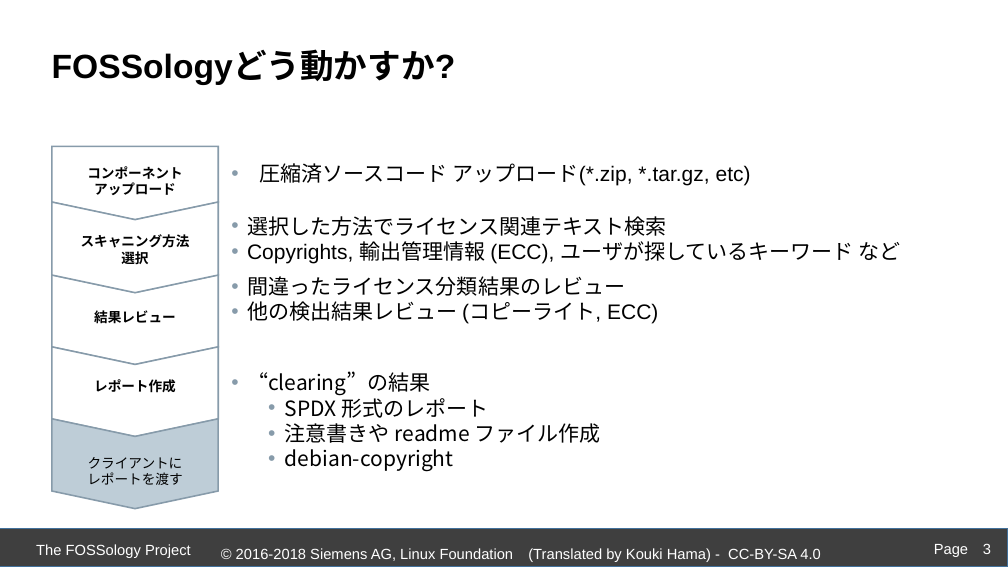
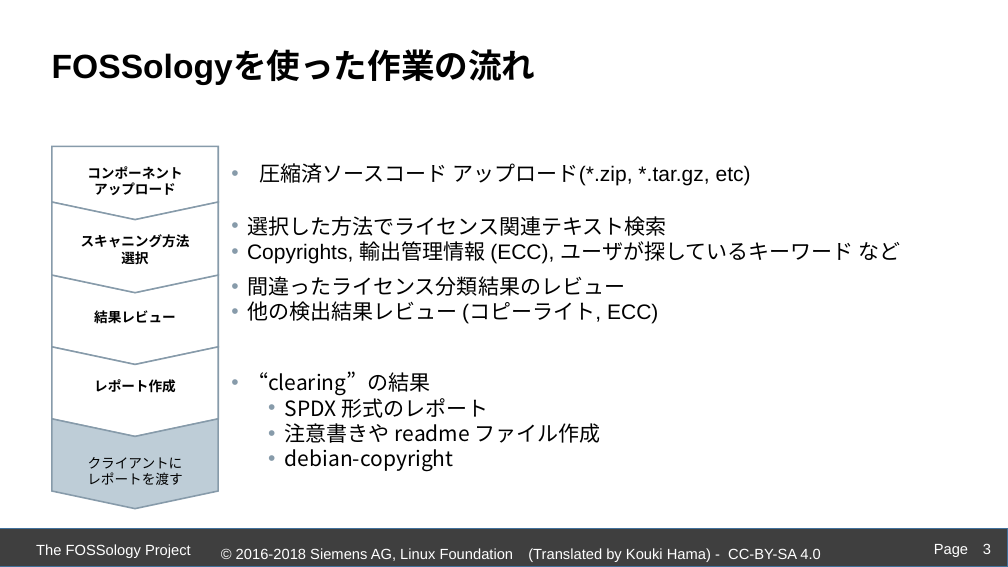
Before and after one commit to fossology/FOSSologySlides, a slide deck: slide 3 of Module-D-JPN-Acceleration-Features.pptx. Drawn at 1008x567 pixels with LibreOffice and Linux fonts; fonts in the diff are those of the drawing; background and template pictures are left out. Boxes give left, top, right and bottom in pixels: in the first picture for what was removed or moved away, otherwise in the second. Text is boxed around its words. In the diff, an @@ line names an element or a change of style, - is before the commit and + after.

```diff
--- a/Module-D-JPN-Acceleration-Features.pptx
+++ b/Module-D-JPN-Acceleration-Features.pptx
@@ text at [52,51,536,85]: text changed @@
-FOSSologyどう動かすか?
+FOSSologyを使った作業の流れ
```
Also in this commit, not shown: 8 other slides changed, 1 other file.
